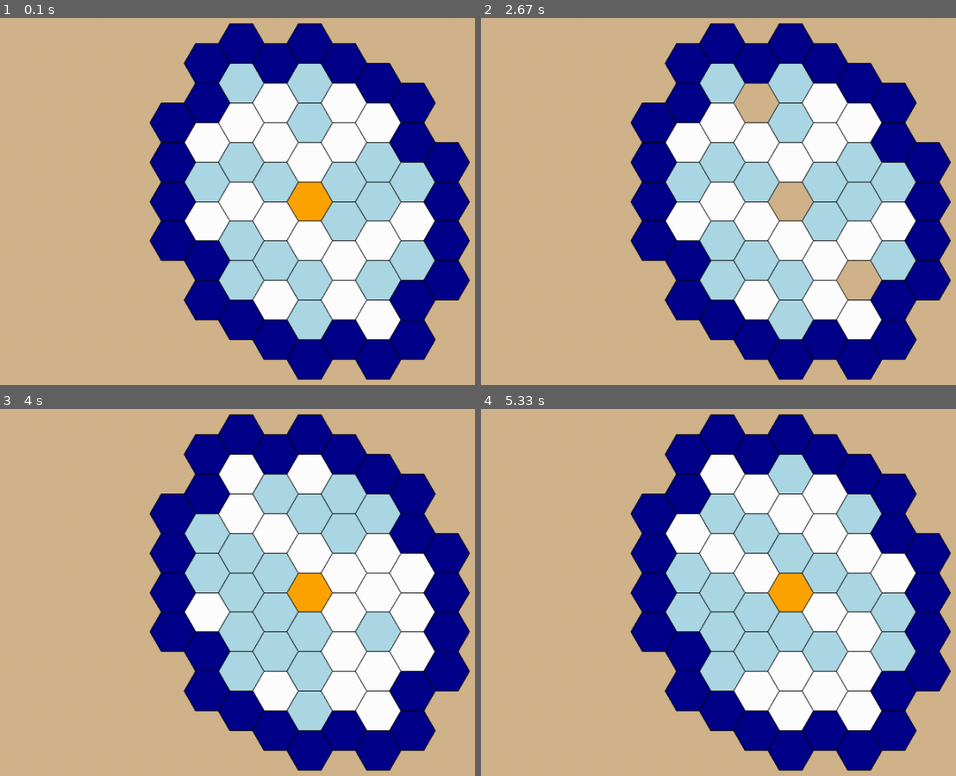
Above: before the commit, frames 1-4 (two rows, left to right).
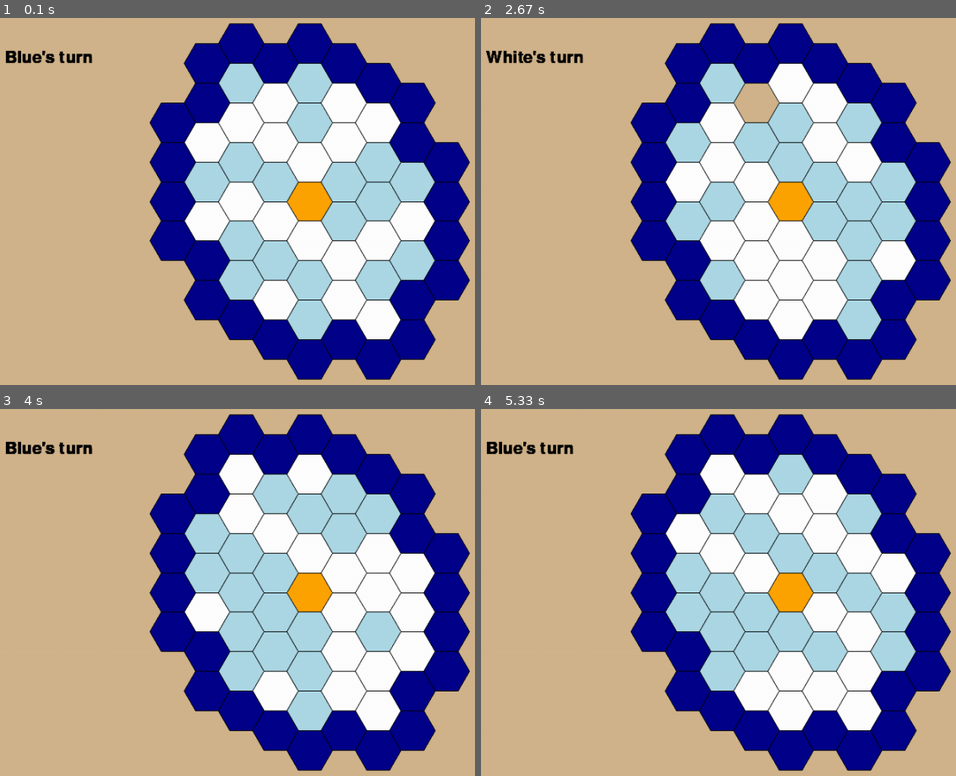
Above: after the commit, the same moments.

Repository: KareemSaysHi/Penguins
Game: pygame game, started from main.py
Same seed, same stepped clock (60 frames per second), same inputs: the game is played once before the commit and once after it.
Inputs (mouse positions are in pixels of both pictures, inside the frame that each line leads up to):
- Up to frame 1 (0.1 s): no input
- Up to frame 2 (2.67 s): click (789, 201) at 0.38 s; click (865, 300) at 0.72 s; hold R 1-1.47 s; click (552, 307) at 1.08 s; click (766, 124) at 2.55 s
- Up to frame 3 (4 s): hold R from 3.67 s (still down)
- Up to frame 4 (5.33 s): release R at 4.13 s; tap R at 5.17 s

The runs differ from the first frame. In frame 1, 0.4% of the frame differs, in the area x 1-20%, y 8-13%; in frame 2, 16%, in the area x 1-92%, y 8-88%; in frame 3, 0.4%; in frame 4, 0.4%.

Commit message:
working
working

Diff:
--- a/board.py
+++ b/board.py
@@ -117,3 +117,8 @@
             nl.append(self.find_hex_from_coordinates(piece.q + thing[0], piece.r + thing[1], piece.s + thing[2]))
 
         return nl
+
+    def penguinOnBoard(self):
+        if self.find_hex_from_coordinates(0, 0, 0) == None:
+            return False
+        return True
--- a/pygamehandler.py
+++ b/pygamehandler.py
@@ -88,42 +88,74 @@
 
     return board
 
-'''def displayText(surface):
+def displayText(surface, string):
     fontObj = pygame.font.Font(None, 32)
-    textSufaceObj = fontObj.render('Blue turn', True, (0, 0, 0), None)
+    textSufaceObj = fontObj.render(string, True, (0, 0, 0), None)
     surface.blit(textSufaceObj, (100, 100))
-    pygame.display.flip()'''
+    pygame.display.flip()
 
-def run_loop(screen, board):
+def run_loop(screen, board, game):
     # Main loop to keep the window open
     running = True
     while running:
 
-        for event in pygame.event.get():
-            if event.type == pygame.QUIT:
-                running = False
+        #game over logic
+        if game.gameOver:
+            if game.turn == "blue":
+                displayText(screen, "Blue wins! R to restart")
+            else:
+                displayText(screen, "White wins! R to restart")
 
-            elif event.type == pygame.MOUSEBUTTONDOWN:
-
-                '''displayText(screen);'''
+            for event in pygame.event.get():
+                if event.type == pygame.QUIT:
+                    running = False
+                elif event.type == pygame.KEYDOWN:
+                    if event.key == pygame.K_r:
+                        start_game()
 
 
-                if event.button == 1:  # Left mouse button
 
-                    mouse_pos = pygame.mouse.get_pos()
-                    selected_hex = return_selected_hex(screen, mouse_pos)
+        else: #turn display
+            if game.turn == "blue":
+                displayText(screen, "Blue's turn")
+            if game.turn == "white":
+                displayText(screen, "White's turn")
 
-                    if selected_hex:
-                        hexagon = board.find_hex_from_coordinates(selected_hex[0], selected_hex[1], -selected_hex[0]-selected_hex[1])
-                        if hexagon:
-                            print("Hexagon type:", hexagon.hextype)
-                            board.remove_hex(selected_hex[0], selected_hex[1], -selected_hex[0]-selected_hex[1])
-                            draw_board(screen, board)
 
-            elif event.type == pygame.KEYDOWN:
-                if event.key == pygame.K_r:
+            #event handling
+            for event in pygame.event.get():
+                if event.type == pygame.QUIT:
+                    running = False
+                elif event.type == pygame.KEYDOWN:
+                    if event.key == pygame.K_r:
+                        start_game()
 
-                    start_penguins(screen)
+
+                elif event.type == pygame.MOUSEBUTTONDOWN:
+
+                    if event.button == 1:  # Left mouse button
+
+                        mouse_pos = pygame.mouse.get_pos()
+                        selected_hex = return_selected_hex(screen, mouse_pos)
+
+                        if selected_hex:
+                            hexagon = board.find_hex_from_coordinates(selected_hex[0], selected_hex[1], -selected_hex[0]-selected_hex[1])
+                            if hexagon and hexagon.hextype == game.turn:
+                                board.remove_hex(selected_hex[0], selected_hex[1], -selected_hex[0]-selected_hex[1])
+                                draw_board(screen, board)
+
+                                if not board.penguinOnBoard():
+                                    game.gameOver = True
+
+                                print (game.turn)
+
+                                if game.turn == "blue":
+                                    game.turn = "white"
+                                else:
+                                    game.turn = "blue"
+
+
+
     pygame.quit()
 
 
@@ -133,6 +165,6 @@
     pygame.display.set_caption('Hexagonal Grid')
 
     gameBoard = start_penguins(screen)
-    gameLogic = Game(gameBoard)
+    game = Game(gameBoard)
 
-    run_loop(screen, gameBoard)
+    run_loop(screen, gameBoard, game)
